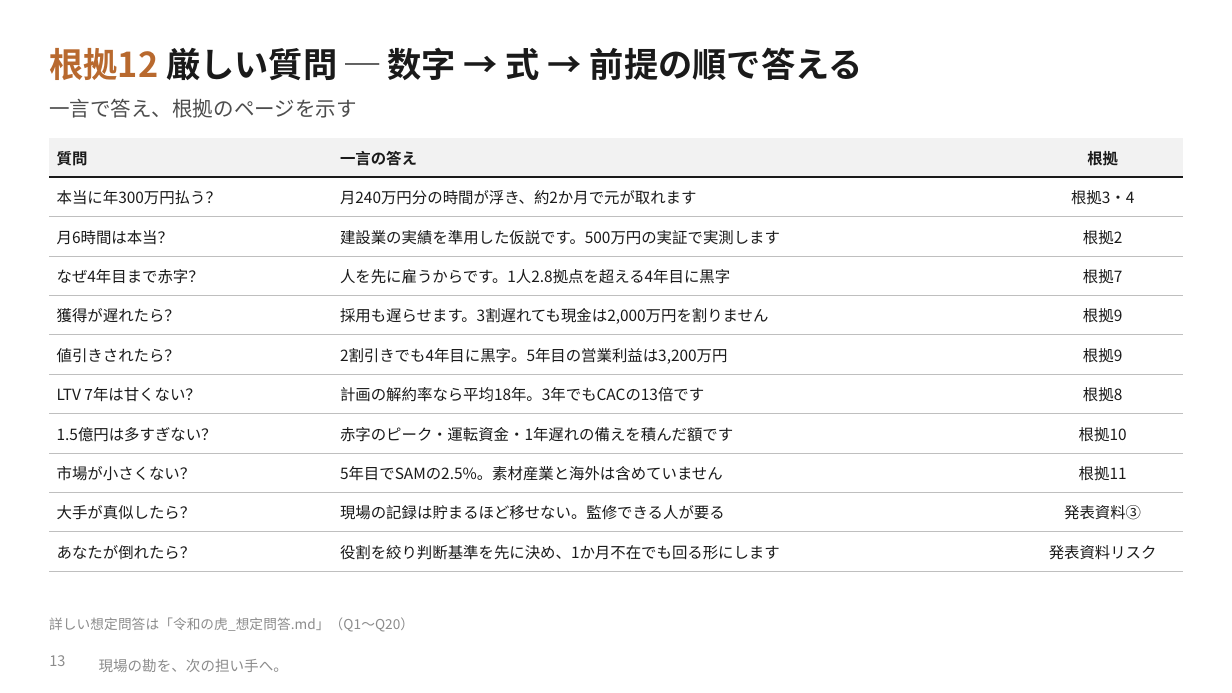
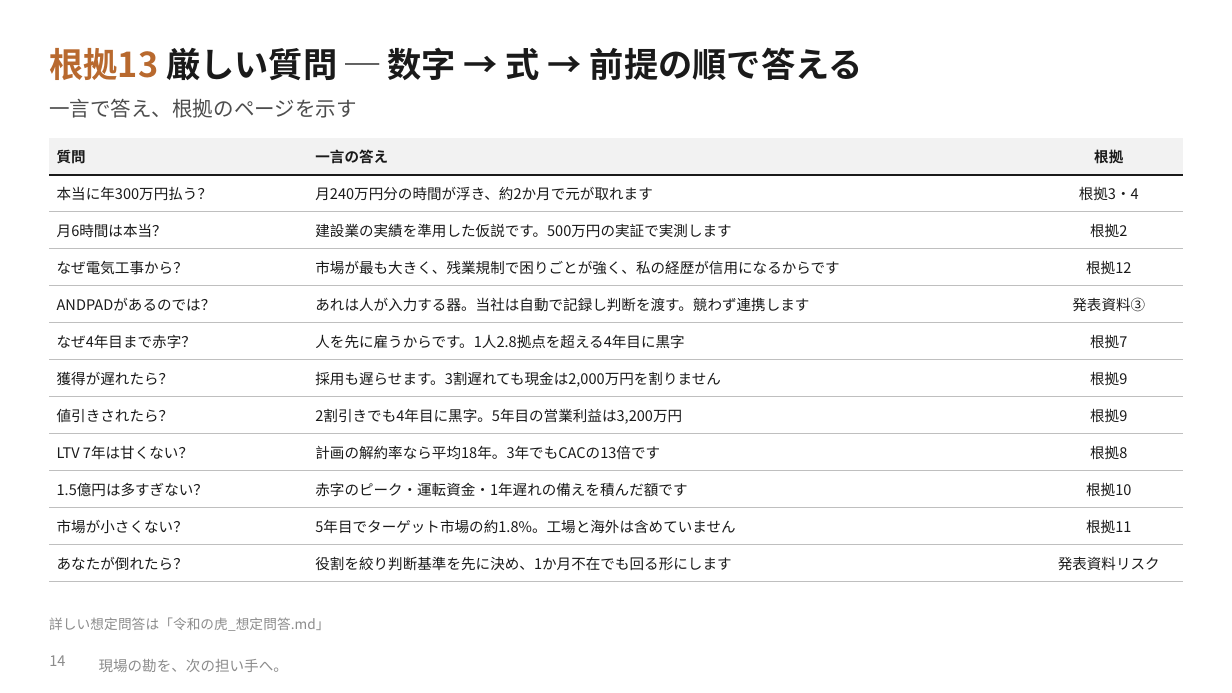
Before and after one commit to SEITOSHIKI/-ai-commute-audio-, a slide deck: slide 14 of deck/令和の虎_理論武装版_数字の根拠.pptx (slide 13 before the commit). Drawn at 1232x693 pixels with LibreOffice and Linux fonts; fonts in the diff are those of the drawing; background and template pictures are left out. Boxes give left, top, right and bottom in pixels: in the first picture for what was removed or moved away, otherwise in the second. Text is boxed around its words. In the diff, an @@ line names an element or a change of style, - is before the commit and + after.

```diff
--- a/deck/令和の虎_理論武装版_数字の根拠.pptx
+++ b/deck/令和の虎_理論武装版_数字の根拠.pptx
@@ text at box(49, 47, 863, 80): text changed @@
-根拠12 厳しい質問 ─ 数字 → 式 → 前提の順で答える
+根拠13 厳しい質問 ─ 数字 → 式 → 前提の順で答える
@@ table at box(49, 138, 1183, 575) @@
+row 4: なぜ電気工事から？ | 市場が最も大きく、残業規制で困りごとが強く、私の経歴が信用になるからです | 根拠12
+row 5: ANDPADがあるのでは？ | あれは人が入力する器。当社は自動で記録し判断を渡す。競わず連携します | 発表資料③
-row 9: 市場が小さくない？ | 5年目でSAMの2.5%。素材産業と海外は含めていません | 根拠11
-row 10: 大手が真似したら？ | 現場の記録は貯まるほど移せない。監修できる人が要る | 発表資料③
+row 11: 市場が小さくない？ | 5年目でターゲット市場の約1.8%。工場と海外は含めていません | 根拠11
@@ text at box(49, 617, 329, 631): text changed @@
-詳しい想定問答は「令和の虎_想定問答.md」（Q1〜Q20）
+詳しい想定問答は「令和の虎_想定問答.md」
@@ page number at box(49, 655, 65, 666): text changed @@
-13
+14
```
Also in this commit, not shown: 5 other slides changed, 1 slide added, 16 other files.
